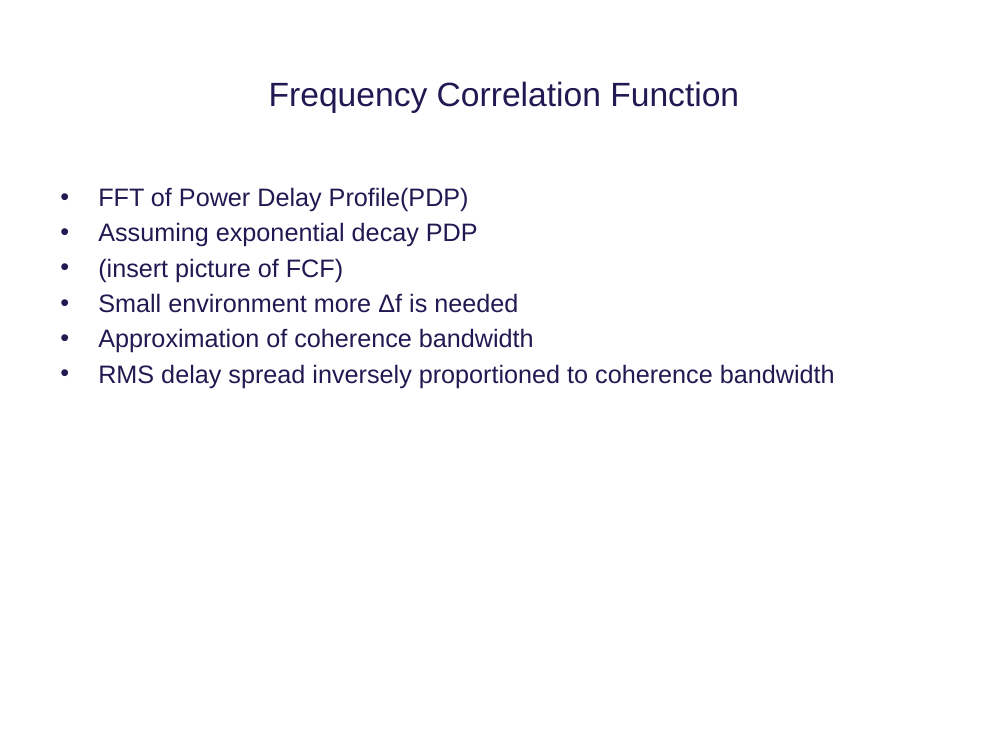
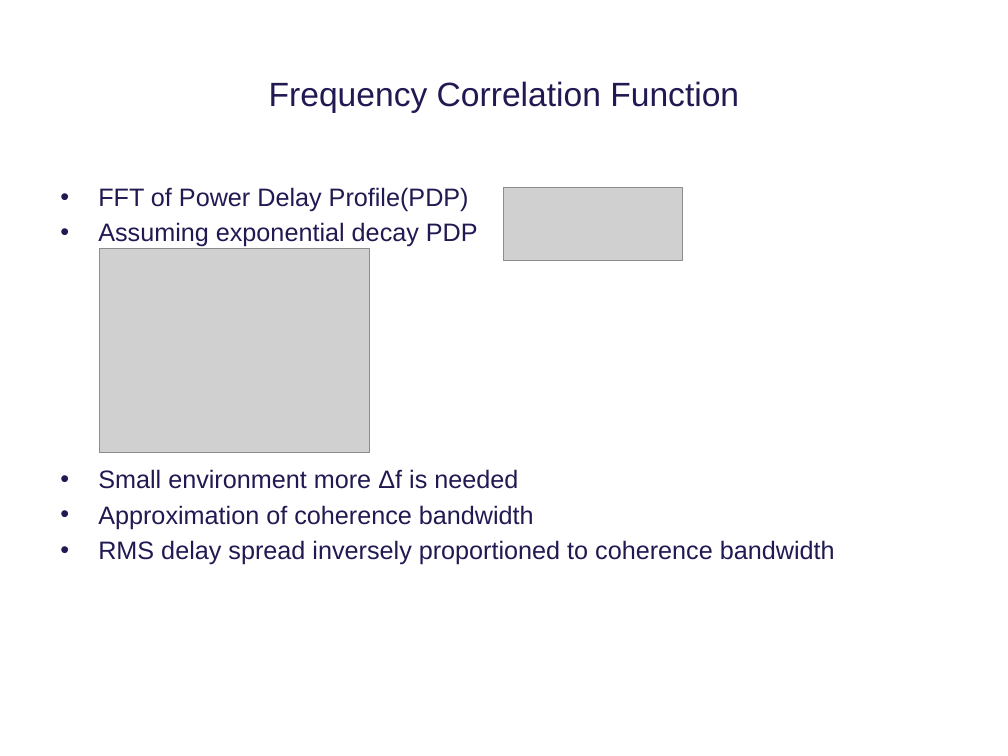
Before and after one commit to tkjj13/P8, a slide deck: slide 11 of ppt/premature ppt.pptx. Drawn at 1008x756 pixels with LibreOffice and Linux fonts; fonts in the diff are those of the drawing; grey boxes stand for pictures; background and template pictures are left out. Boxes give left, top, right and bottom in pixels: in the first picture for what was removed or moved away, otherwise in the second. Text is boxed around its words. In the diff, an @@ line names an element or a change of style, - is before the commit and + after.

```diff
--- a/ppt/premature ppt.pptx
+++ b/ppt/premature ppt.pptx
@@ picture added at bbox=[504, 187, 682, 261] @@
@@ text at bbox=[98, 258, 343, 282]: paragraph removed @@
-• (insert picture of FCF)
@@ picture added at bbox=[99, 249, 369, 453] @@
```
Also in this commit, not shown: 2 other slides changed.
